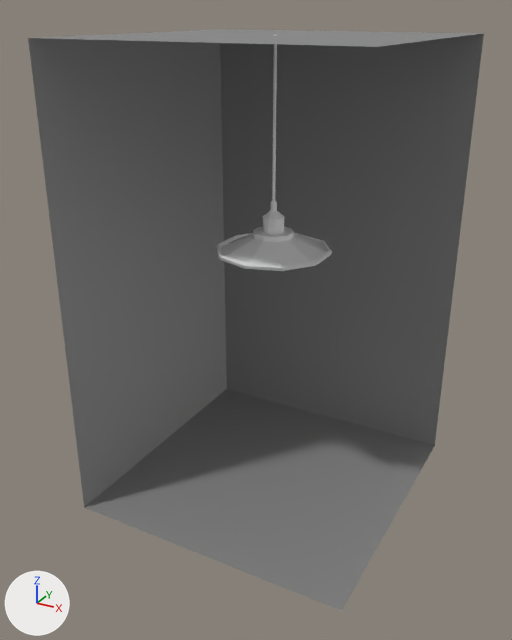
Two versions of the Blender file Assets/Props/MiniProps/asset_luz.blend, one commit apart.
One viewpoint serves both versions: a 50 mm lens placed at (6.93, -13.38, 10.91), pointed at (-0.17, -0.48, 4.46). The axes (+X, +Y, +Z) are drawn at lower left. The lights are the same throughout.

Before the edit, the objects in view are built like this:
```python
me_cylinder = bpy.data.meshes.new('Cylinder')
me_cylinder.from_pydata(...)  # 180 vertices, 172 faces; spans x -2.27..2.27, y -2.38..2.38, z 0.33..8.48
me_plane = bpy.data.meshes.new('Plane')
me_plane.from_pydata([(-1.0, -1.0, -0.73), (1.0, -1.0, -0.73), (-1.0, 1.0, -0.73), (1.0, 1.0, -0.73), (-1.0, -1.0, 2.43), (-1.0, 1.0, 2.43), (1.0, 1.0, 2.43), (-1.0, -1.0, 2.43), (1.0, -1.0, 2.43)], [], [(0, 1, 3, 2), (2, 3, 6, 5), (0, 2, 5, 4), (5, 6, 8, 7)])
me_plane.materials.append(mat_material_001)  # grey #868686
ob_fondo = bpy.data.objects.new('fondo', me_plane)
ob_fondo.location = (0.0, 0.0, 2.39)
ob_fondo.scale = (3.3, 3.3, 3.3)
ob_luz_base = bpy.data.objects.new('luz_base', me_cylinder)
ob_luz_base.location = (0.0, 0.0, 5.78)
ob_luz_base.scale = (0.549, 0.549, 0.549)
```
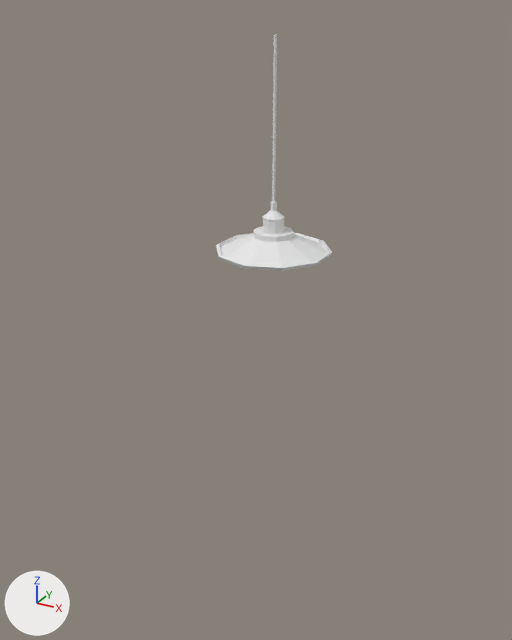
Patch to the scene script:
```diff
--- a/Assets/Props/MiniProps/asset_luz.blend.py
+++ b/Assets/Props/MiniProps/asset_luz.blend.py
@@ ob_fondo @@
-ob_fondo = bpy.data.objects.new('fondo', me_plane)
-ob_fondo.location = (0.0, 0.0, 2.39)
-ob_fondo.scale = (3.3, 3.3, 3.3)
```

Location of each change, (x1, y1, x2, y2) in pixels of the pictures (512 x 640 px):
'fondo', deleted: before (28, 29, 484, 611)
